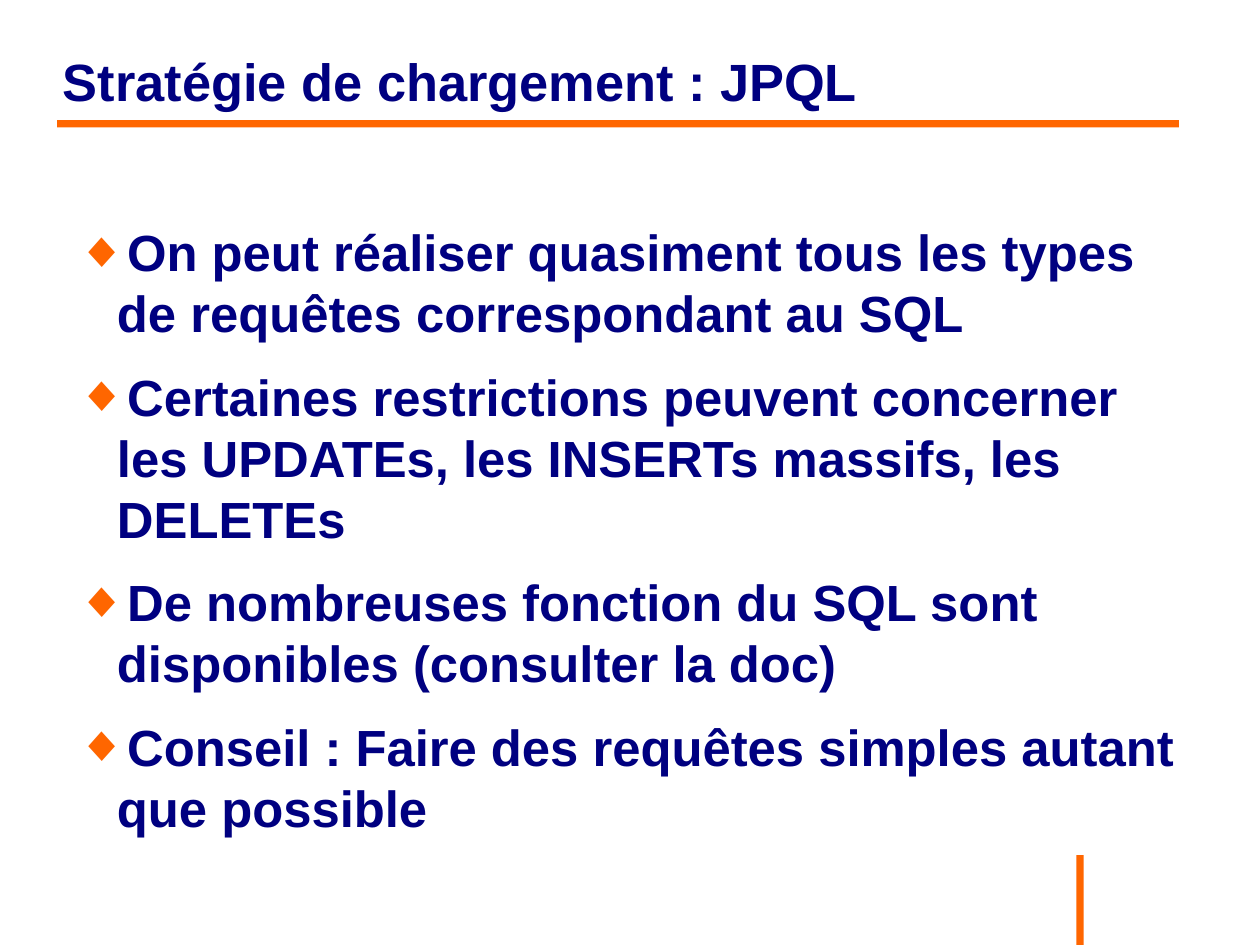
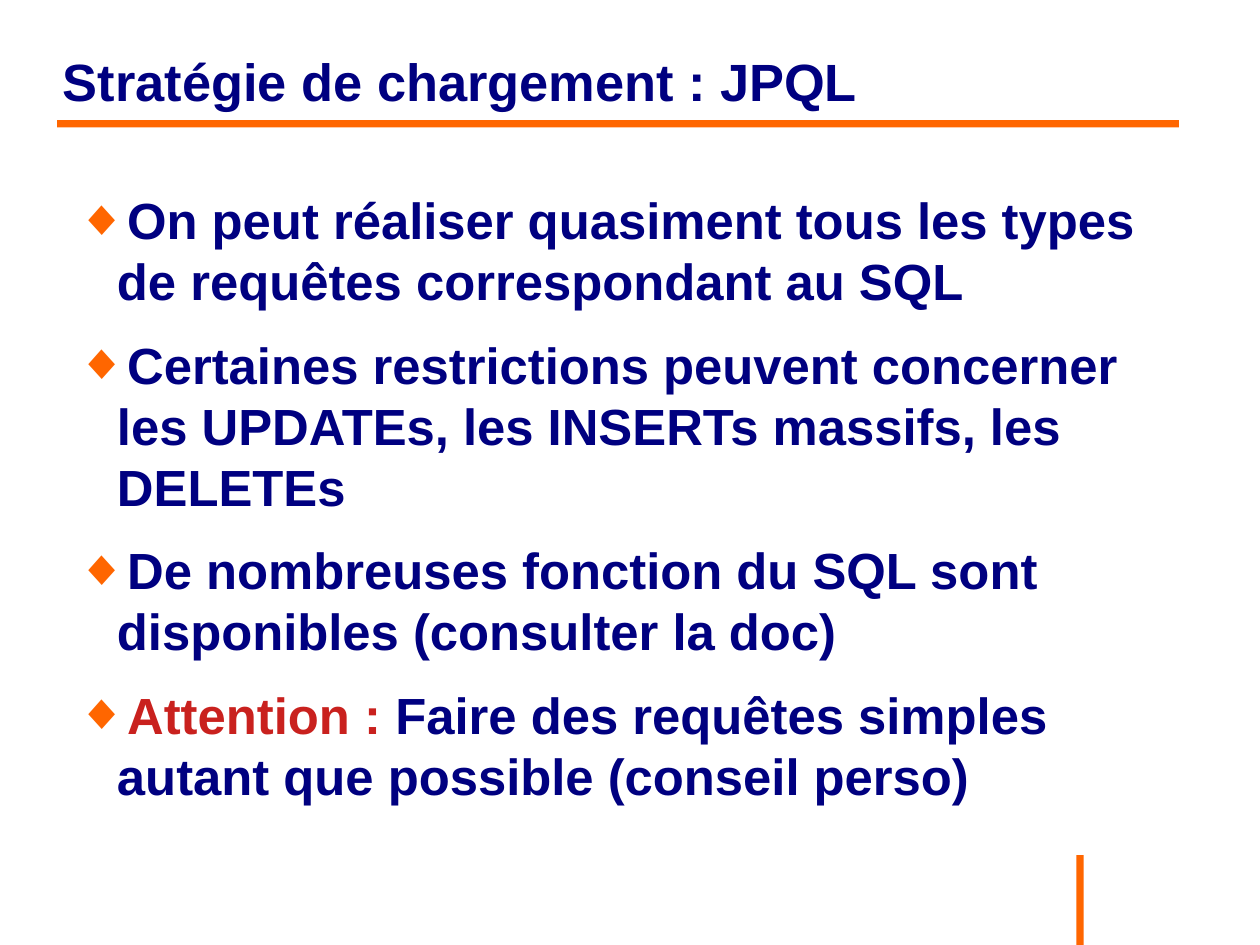
Before and after one commit to philphils/formation-hibernate-basique, a slide deck: slide 116 of Documentation/diapo_formation_hibernate.odp (slide 114 before the commit). Drawn at 1260x945 pixels with LibreOffice and Linux fonts; fonts in the diff are those of the drawing; background and template pictures are left out. Boxes give left, top, right and bottom in pixels: in the first picture for what was removed or moved away, otherwise in the second. Text is boxed around its words. In the diff, an @@ line names an element or a change of style, - is before the commit and + after.

```diff
--- a/Documentation/diapo_formation_hibernate.odp
+++ b/Documentation/diapo_formation_hibernate.odp
@@ text "On peut réaliser quasiment tous ...": place and size @@
-text "On peut réaliser quasiment tous ..." at [117, 233, 1173, 776]
+text "On peut réaliser quasiment tous ..." at [117, 201, 1135, 805]
@@ text at [117, 696, 1047, 805]: text changed @@
-◆ Conseil : Faire des requêtes simples autant que possible
+◆ Attention : Faire des requêtes simples autant que possible (conseil perso)
```
Also in this commit, not shown: 21 other slides changed, 2 slides added.
